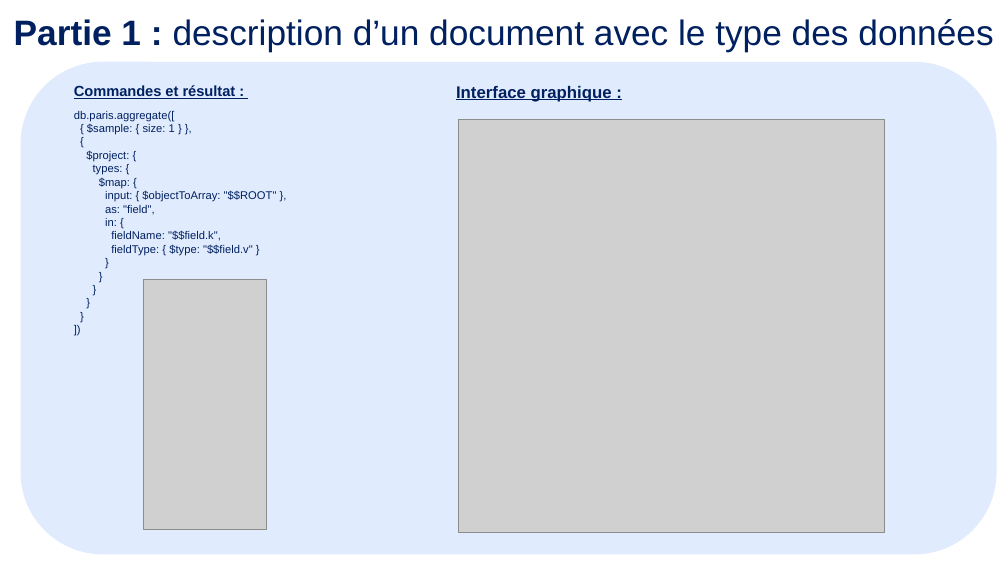
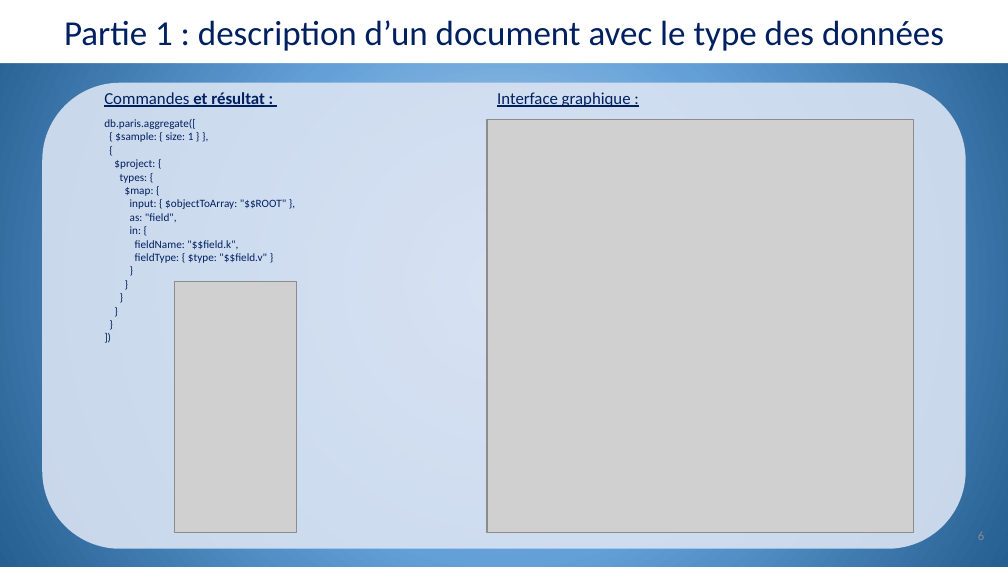
Before and after one commit to merais/formation, a slide deck: slide 6 of P7_Concevez_et_analysez_une_base_de_donnees_nosql_aymeric_bailleul/_projets/ABAI_P7_01_presentation_20251104.pptx. Drawn at 1008x567 pixels with LibreOffice and Linux fonts; fonts in the diff are those of the drawing; grey boxes stand for pictures. Boxes give left, top, right and bottom in pixels: in the first picture for what was removed or moved away, otherwise in the second. Text is boxed around its words. In the diff, an @@ line names an element or a change of style, - is before the commit and + after.

```diff
--- a/P7_Concevez_et_analysez_une_base_de_donnees_nosql_aymeric_bailleul/_projets/ABAI_P7_01_presentation_20251104.pptx
+++ b/P7_Concevez_et_analysez_une_base_de_donnees_nosql_aymeric_bailleul/_projets/ABAI_P7_01_presentation_20251104.pptx
@@ background #FFFFFF to gradient #BDD7EE to #63A0D7 to #255E91 @@
@@ rectangle "Partie 1 : description d’un ...": place and size @@
-rectangle "Partie 1 : description d’un ..." at (14,19,993,51)
+rectangle "Partie 1 : description d’un ..." at (0,0,1008,64)
@@ rectangle "Partie 1 : description d’un ..." at (0,0,1008,64): size 25.2 to 25 pt, font Arial to Calibri; bold off in "Partie 1 :"; vertical alignment top to middle; fill none to #FFFFFF @@
@@ rounded rectangle: place and size @@
-rounded rectangle at (20,61,996,554)
+rounded rectangle at (42,83,966,548)
@@ rounded rectangle at (42,83,966,548): fill #D9E7FD at 80% opacity to #DAE3F3 at 90% opacity @@
@@ text "Commandes et résultat :": place and size @@
-text "Commandes et résultat :" at (74,85,277,255)
+text "Commandes et résultat :" at (104,92,286,263)
@@ text "Commandes et résultat :" at (104,92,286,263): size 10.5 to 12 pt in "Commandes et résultat :"; font Arial to Calibri; bold off in "Commandes" @@
@@ text "Interface graphique :": place and size @@
-text "Interface graphique :" at (456,86,612,102)
+text "Interface graphique :" at (497,92,631,107)
@@ text "Interface graphique :" at (497,92,631,107): font Arial to Calibri, bold off @@
@@ picture: place and size @@
-picture at (459,120,885,532)
+picture at (487,120,913,532)
@@ picture: place and size @@
-picture at (144,279,267,530)
+picture at (174,282,297,533)
@@ page number added at (978,532,984,540), 9 pt, text #8C8C8C @@
+6
```
Also in this commit, not shown: 13 other slides changed, 5 slides added, 1 slide removed, 2 other files.
